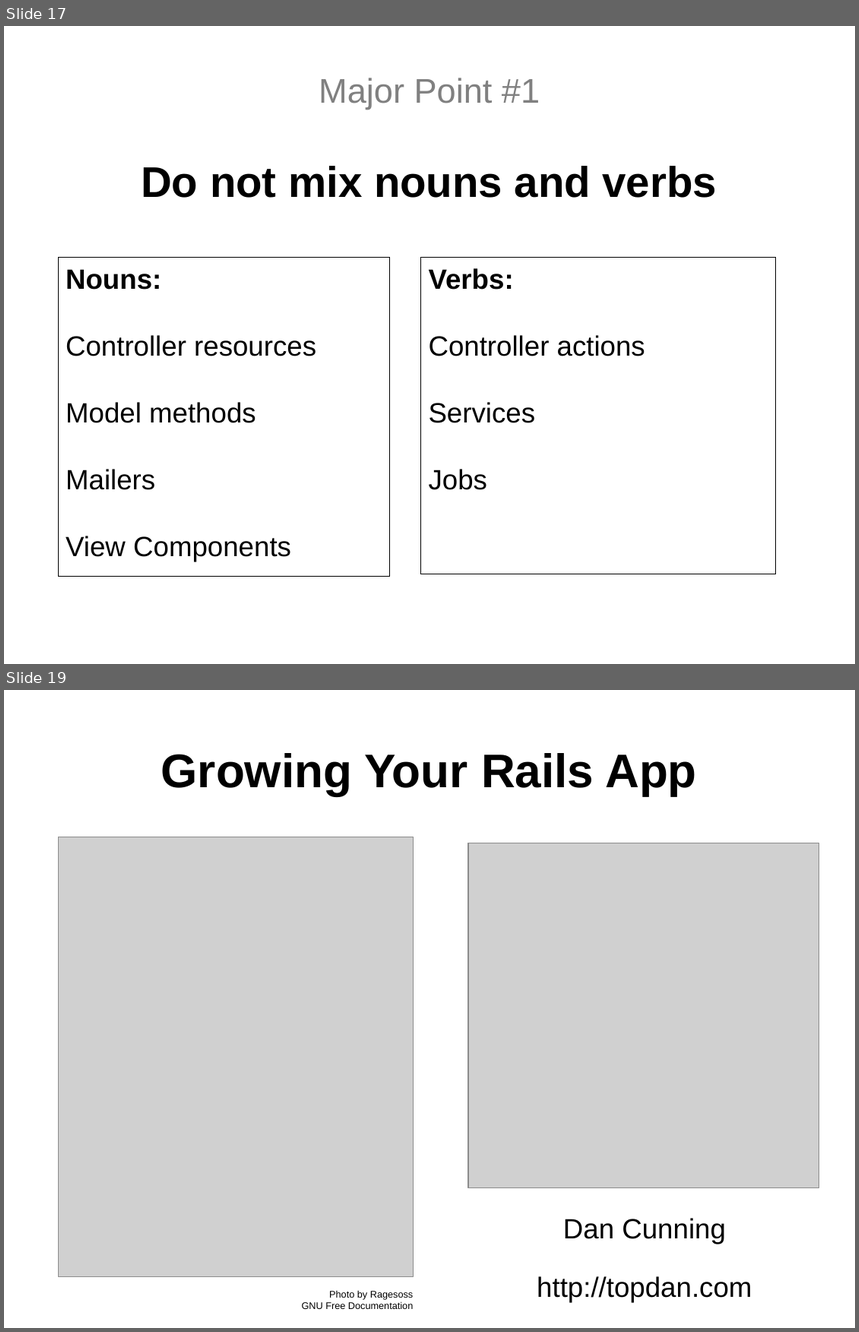
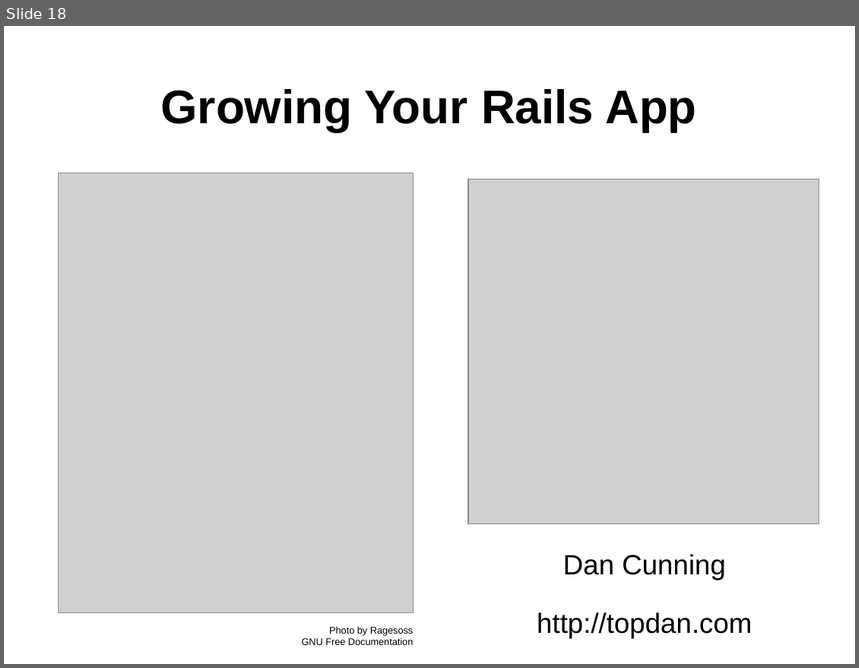
Before and after one commit to topdan/growing-your-rails-app, a slide deck: growing-your-rails-app.odp. Shown one above the other, each under a label of ours: slides 17 and 19 before the commit, slide 18 after it; the slides between them are not shown. The pictures are 859x1332 and 859x668 pixels, drawn with LibreOffice and Linux fonts; fonts in the diff are those of the drawing; grey boxes stand for pictures. Boxes give left, top, right and bottom in pixels: in the first picture for what was removed or moved away, otherwise in the second. Text is boxed around its words. In the diff, an @@ line names an element or a change of style, - is before the commit and + after.

```diff
--- a/growing-your-rails-app.odp
+++ b/growing-your-rails-app.odp
@@ slide 17 removed at (4, 26, 855, 664), background #FFFFFF @@
@@ title removed at (319, 78, 540, 110) @@
-Major Point #1
@@ text removed at (141, 166, 718, 198) @@
-Do not mix nouns and verbs
@@ rectangle removed at (58, 258, 390, 577) @@
-Nouns:
-Controller resources
-Model methods
-Mailers
-View Components
@@ rectangle removed at (421, 258, 776, 575) @@
-Verbs:
-Controller actions
-Services
-Jobs
@@ what was slide 19 is now slide 18 @@
```
Also in this commit, not shown: 3 slides changed.
